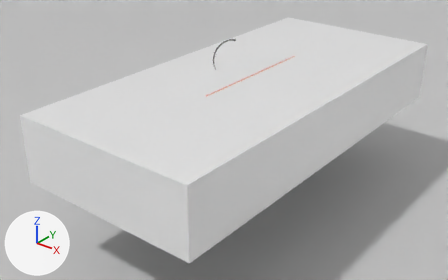
Two versions of the Blender file Blender/phantom.blend, one commit apart.
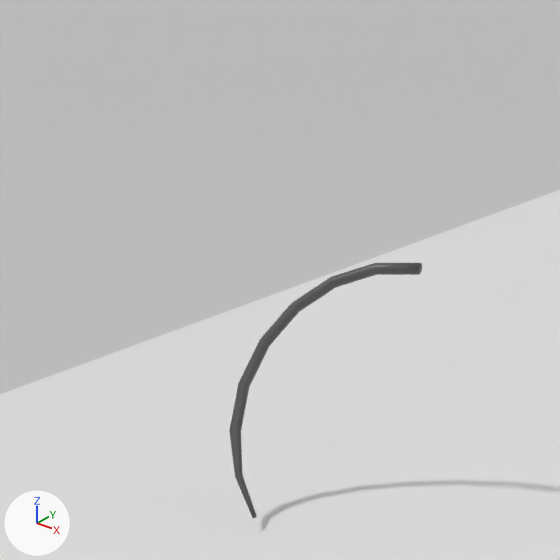
There are two pictures of each version: one whole from a 50 mm camera at (1.76, -2.296, 1.793) aimed at (-0.102, 0.031, 0.349), one close up on the part from 41% to 56% of the width and 3% to 27% of the height. Every picture has the same lights, and +X, +Y and +Z are marked at lower left.

In view in the first close-up: '/ambf/env/BlackGround', '/ambf/env/Needle', '/ambf/env/Phantom'.
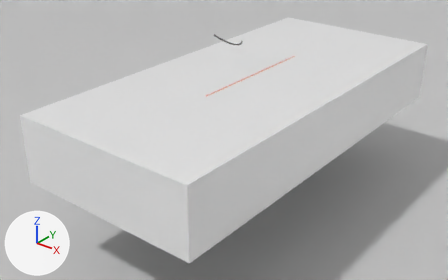
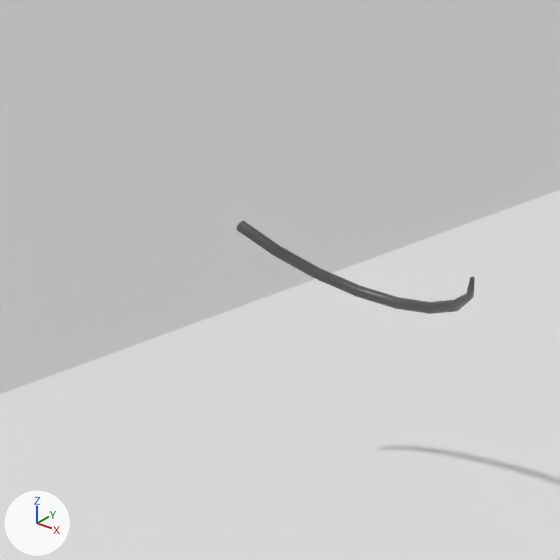
Where the change shows, as pixel boxes (x1, y1, x2, y2) in the close-ups (560 x 560 px):
```json
{"object": "/ambf/env/Needle", "change": "moved, turned", "before": [229, 263, 422, 518], "after": [236, 221, 475, 314]}
```

Scene script edits in JSON lines:
```json
{"op": "set", "path": "ob_ambf_env_needle.location", "old": "(-0.1345, 0.1585, 0.863)", "new": "(-0.2652, 0.1585, 0.863)"}
{"op": "set", "path": "ob_ambf_env_needle.rotation_euler", "old": "(2.183, -0.928, 1.059)", "new": "(-0.785, 0.0, -3.142)", "note": "degrees (125, -53, 61) -> degrees (-45, 0, -180)"}
```
